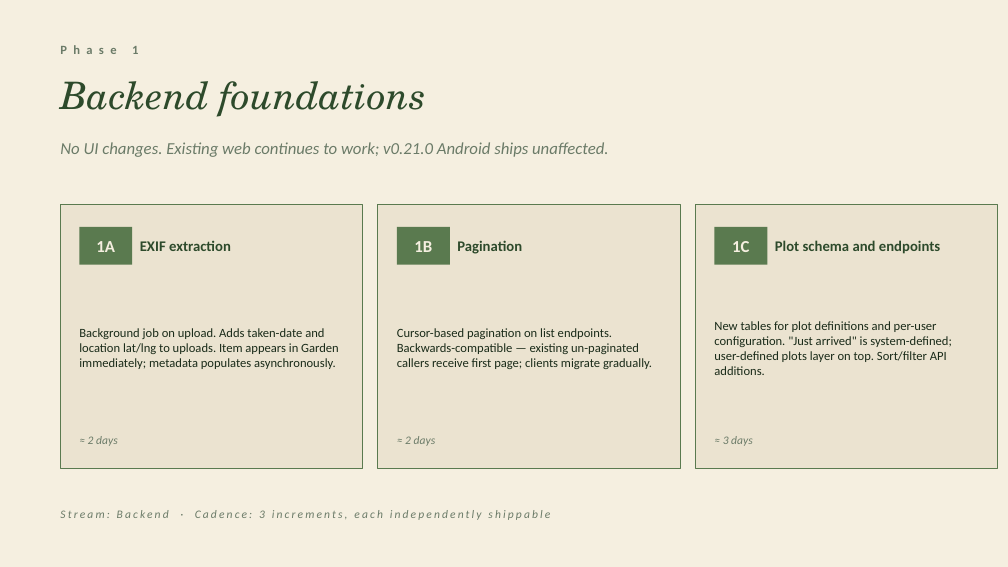
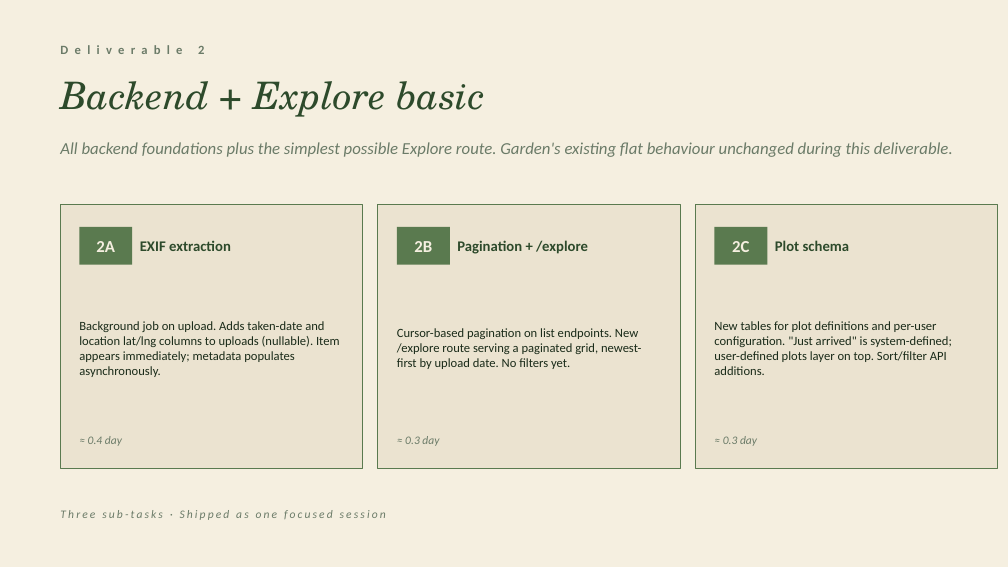
Before and after one commit to bacalv/Heirlooms, a slide deck: slide 7 of docs/presentations/Garden_Explore_Plan.pptx (slide 6 before the commit). Drawn at 1008x567 pixels with LibreOffice and Linux fonts; fonts in the diff are those of the drawing. Boxes give left, top, right and bottom in pixels: in the first picture for what was removed or moved away, otherwise in the second. Text is boxed around its words. In the diff, an @@ line names an element or a change of style, - is before the commit and + after.

```diff
--- a/docs/presentations/Garden_Explore_Plan.pptx
+++ b/docs/presentations/Garden_Explore_Plan.pptx
@@ text at [198,46,204,54]: text changed @@
-Phase 1
+Deliverable 2
@@ text at [60,81,485,117]: text changed @@
-Backend foundations
+Backend + Explore basic
@@ text at [60,142,953,157]: text changed @@
-No UI changes. Existing web continues to work; v0.21.0 Android ships unaffected.
+All backend foundations plus the simplest possible Explore route. Garden's existing flat behaviour unchanged during this deliverable.
@@ text at [96,241,115,252]: text changed @@
-1A
+2A
@@ text at [414,241,432,252]: text changed @@
-1B
+2B
@@ text at [457,240,588,254]: text changed @@
-Pagination
+Pagination + /explore
@@ text at [732,241,749,252]: text changed @@
-1C
+2C
@@ text at [775,240,850,251]: text changed @@
-Plot schema and endpoints
+Plot schema
@@ text at [79,321,340,377]: text changed @@
-Background job on upload. Adds taken-date and location lat/lng to uploads. Item appears in Garden immediately; metadata populates asynchronously.
+Background job on upload. Adds taken-date and location lat/lng columns to uploads (nullable). Item appears immediately; metadata populates asynchronously.
@@ text at [397,328,641,369]: text changed @@
-Cursor-based pagination on list endpoints. Backwards-compatible — existing un-paginated callers receive first page; clients migrate gradually.
+Cursor-based pagination on list endpoints. New /explore route serving a paginated grid, newest-first by upload date. No filters yet.
@@ text at [88,436,122,446]: text changed @@
-≈ 2 days
+≈ 0.4 day
@@ text at [405,436,439,446]: text changed @@
-≈ 2 days
+≈ 0.3 day
@@ text at [723,436,757,446]: text changed @@
-≈ 3 days
+≈ 0.3 day
@@ text at [60,510,386,520]: text changed @@
-Stream: Backend · Cadence: 3 increments, each independently shippable
+Three sub-tasks · Shipped as one focused session
```
Also in this commit, not shown: 4 other slides changed, 3 slides added, 2 slides removed.
